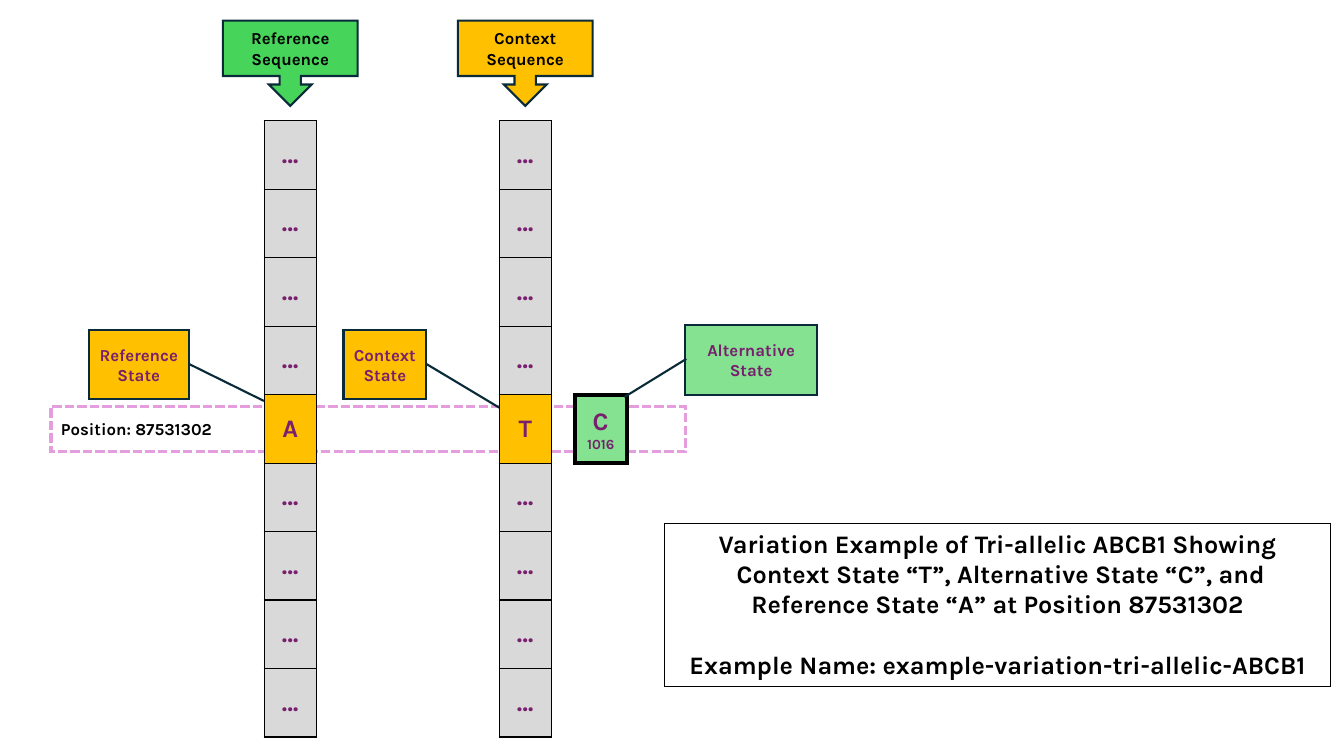
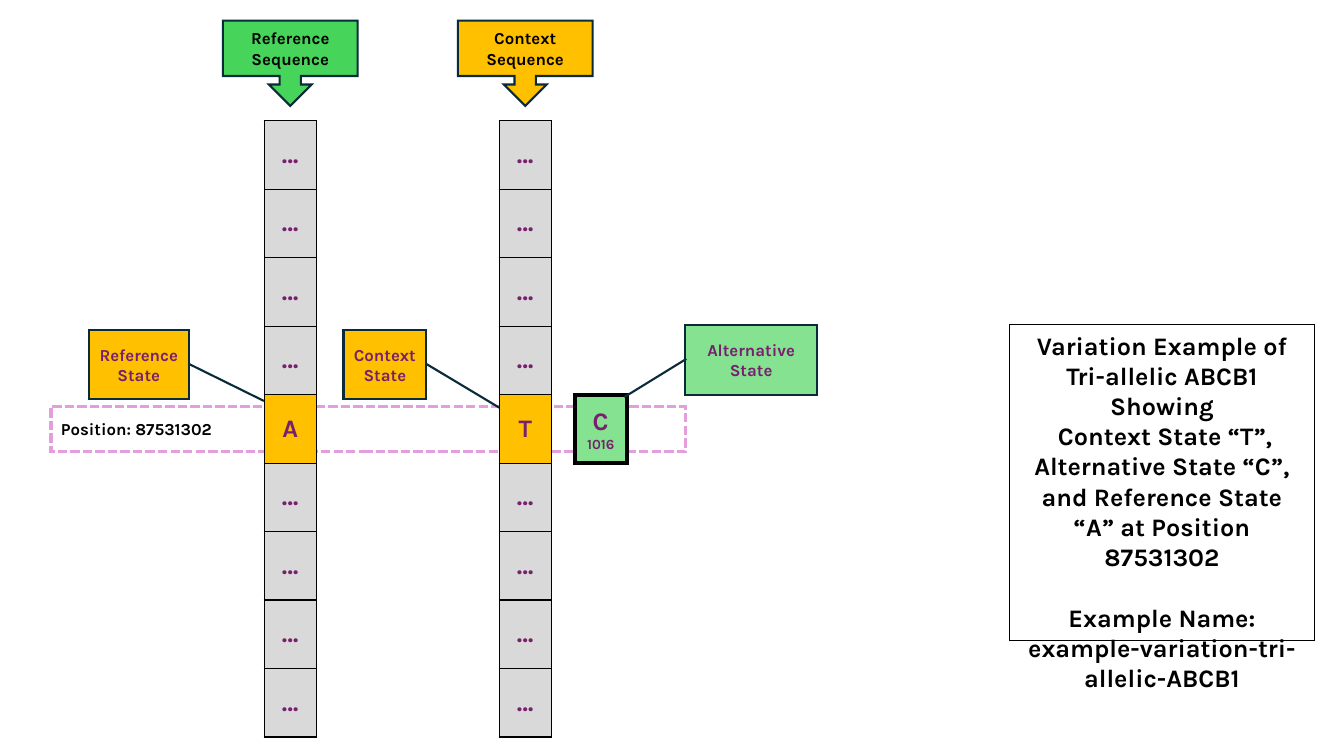
Before and after one commit to HL7/molecular-definition-data-types, a slide deck: slide 4 of input/pagecontent/MolDef-IG-Figures-Source.pptx. Drawn at 1344x756 pixels with LibreOffice and Linux fonts; fonts in the diff are those of the drawing. Boxes give left, top, right and bottom in pixels: in the first picture for what was removed or moved away, otherwise in the second. Text is boxed around its words. In the diff, an @@ line names an element or a change of style, - is before the commit and + after.

```diff
--- a/input/pagecontent/MolDef-IG-Figures-Source.pptx
+++ b/input/pagecontent/MolDef-IG-Figures-Source.pptx
@@ rectangle "Variation Example of Tri-allelic ABCB1 ...": place and size @@
-rectangle "Variation Example of Tri-allelic ABCB1 ..." at box(664, 523, 1331, 687)
+rectangle "Variation Example of Tri-allelic ABCB1 ..." at box(1009, 325, 1315, 640)
```
Also in this commit, not shown: 1 other slide changed.
